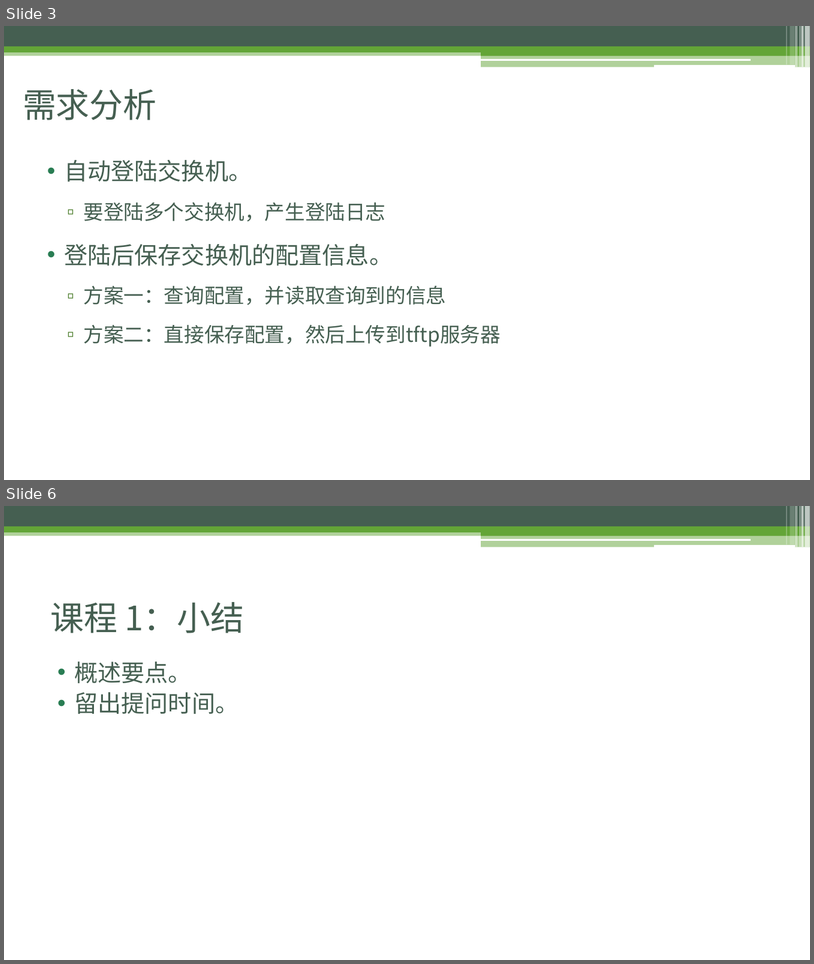
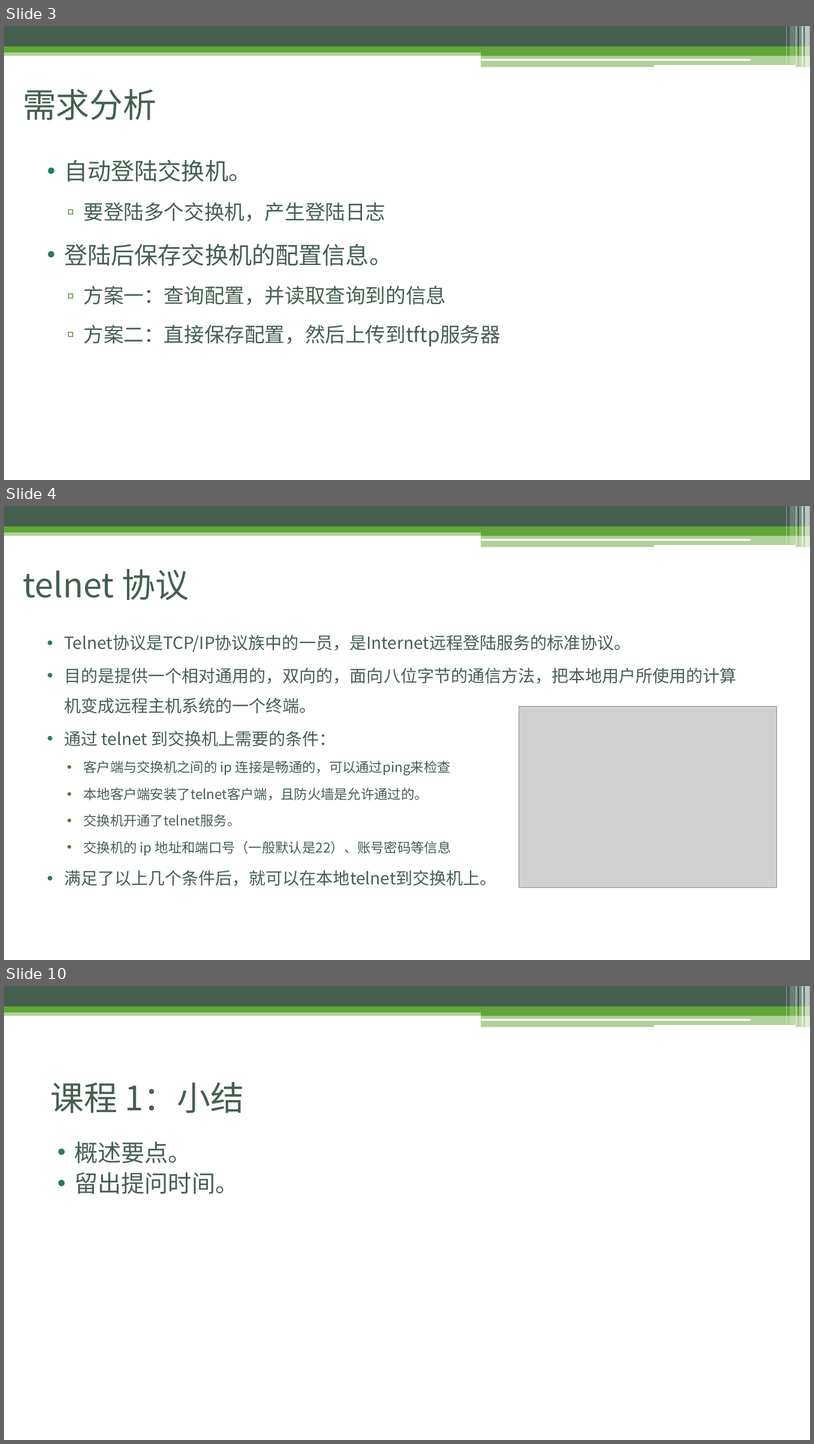
Before and after one commit to ladesiji/git, a slide deck: Python3.pptx. Shown one above the other, each under a label of ours: slides 3 and 6 before the commit, slides 3, 4 and 10 after it; the slides between them are not shown. The pictures are 814x964 and 814x1444 pixels, drawn with LibreOffice and Linux fonts; fonts in the diff are those of the drawing; grey boxes stand for pictures. Boxes give left, top, right and bottom in pixels: in the first picture for what was removed or moved away, otherwise in the second. Text is boxed around its words. In the diff, an @@ line names an element or a change of style, - is before the commit and + after.

```diff
--- a/Python3.pptx
+++ b/Python3.pptx
@@ slide 4 added at [4, 506, 810, 960], background #FFFFFF; not listed: 13 template elements that a slide beside it also shows @@
@@ title added at [23, 569, 189, 600], 40 pt, text #455F51 @@
+telnet 协议
@@ text added at [64, 634, 737, 886], 20 pt, text #455F51 @@
+• Telnet协议是TCP/IP协议族中的一员，是Internet远程登陆服务的标准协议。
+• 目的是提供一个相对通用的，双向的，面向八位字节的通信方法，把本地用户所使用的计算机变成远程主机系统的一个终端。
+• 通过 telnet 到交换机上需要的条件：
+  • 客户端与交换机之间的 ip 连接是畅通的，可以通过ping来检查
+  • 本地客户端安装了telnet客户端，且防火墙是允许通过的。
+  • 交换机开通了telnet服务。
+  • 交换机的 ip 地址和端口号（一般默认是22）、账号密码等信息
+• 满足了以上几个条件后，就可以在本地telnet到交换机上。
@@ picture added at [519, 706, 777, 888] @@
@@ what was slide 6 is now slide 10 @@
```
Also in this commit, not shown: 1 slide changed, 5 other slides added, 2 slides removed.
